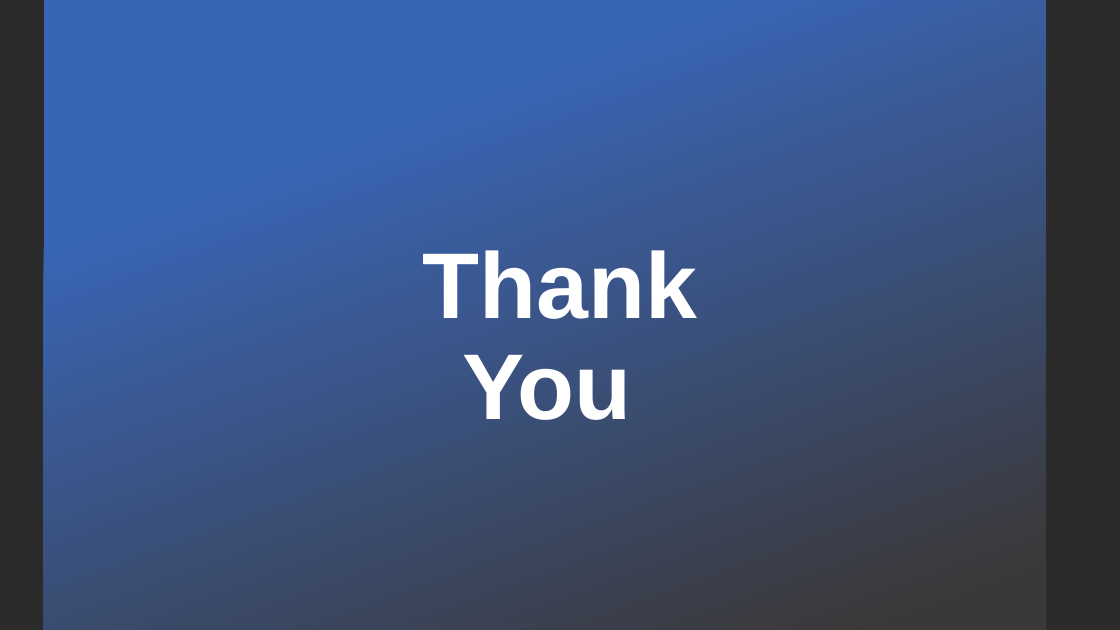
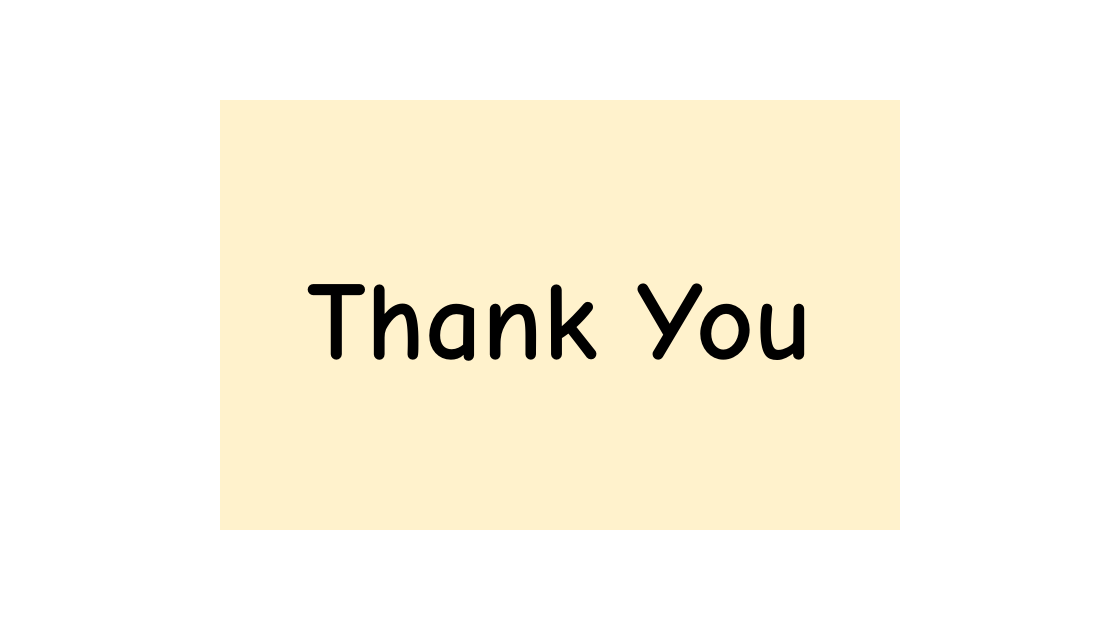
Before and after one commit to xbloh/Online-Course-Bidding-System-, a slide deck: slide 12 of presentations/Week 11 Online Review.pptx (slide 17 before the commit). Drawn at 1120x630 pixels with LibreOffice and Linux fonts; fonts in the diff are those of the drawing; background and template pictures are left out; a plain dark background stands for a picture behind light text. Boxes give left, top, right and bottom in pixels: in the first picture for what was removed or moved away, otherwise in the second. Text is boxed around its words. In the diff, an @@ line names an element or a change of style, - is before the commit and + after.

```diff
--- a/presentations/Week 11 Online Review.pptx
+++ b/presentations/Week 11 Online Review.pptx
@@ background picture (left out) to #FFFFFF @@
@@ rectangle removed at box(44, 0, 1046, 630) @@
@@ rectangle "Thank You": place and size @@
-rectangle "Thank You" at box(423, 250, 698, 420)
+rectangle "Thank You" at box(220, 101, 900, 529)
@@ rectangle "Thank You" at box(220, 101, 900, 529): size 80 to 96 pt, font Arial to Comic Neue, text colour #FFFFFF to #000000; line spacing 0.9 to 1; vertical alignment bottom to middle; fill none to #FFF2CC; outline none to #FFF2CC 1 pt @@
```
Also in this commit, not shown: 9 other slides changed, 1 slide added, 6 slides removed.
